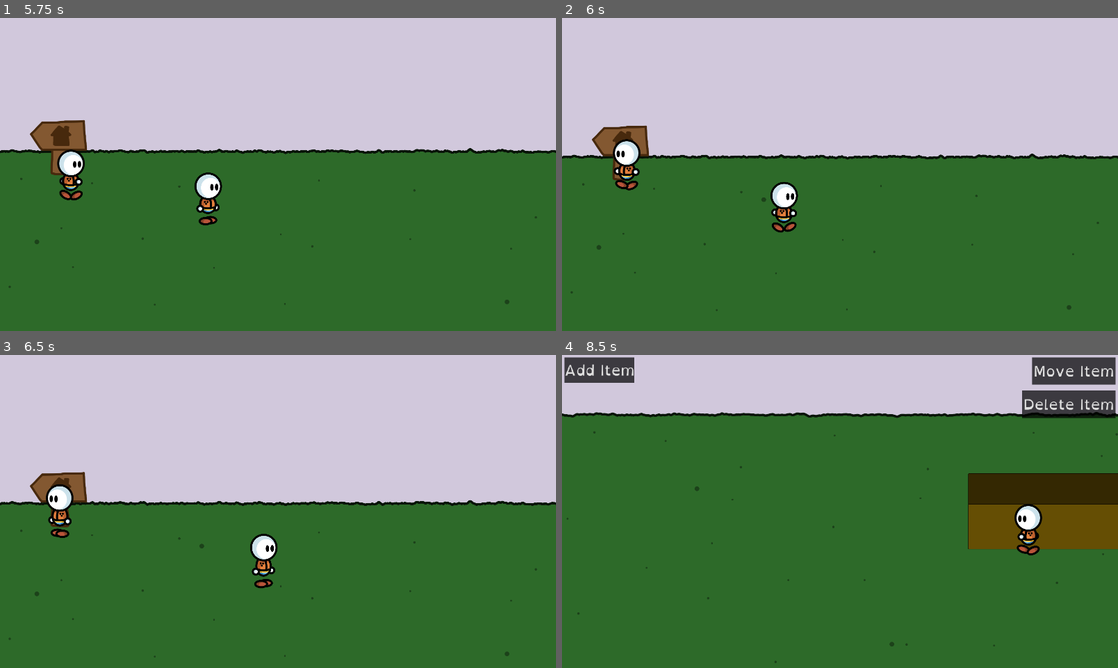
Above: before the commit, frames 1-4 (two rows, left to right).
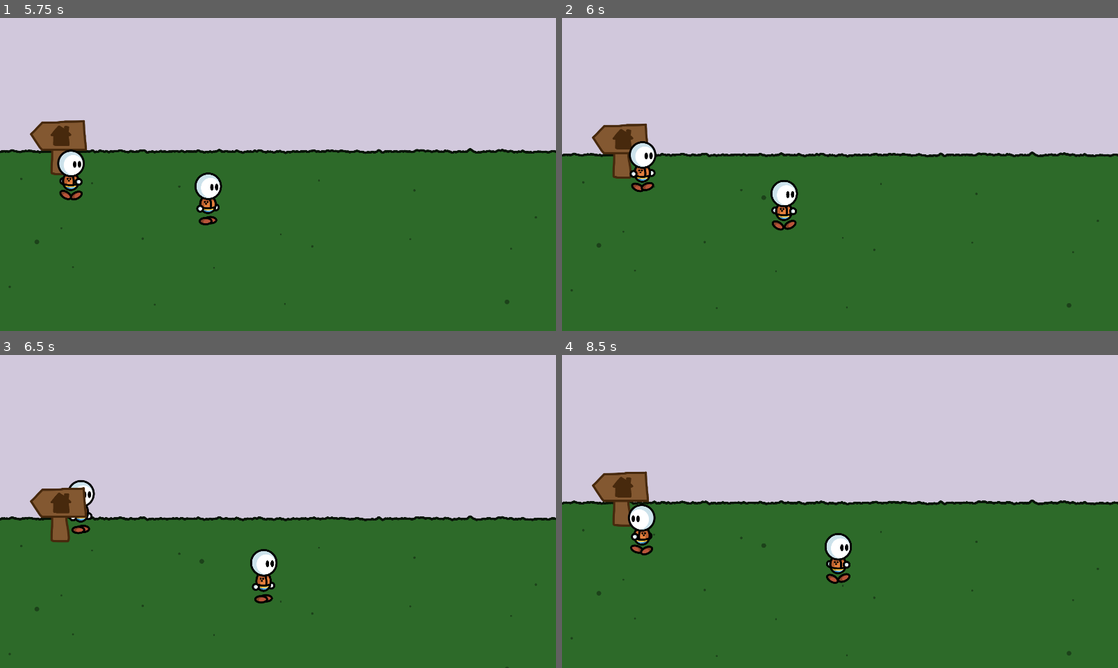
Above: after the commit, the same moments.

Repository: fupicat/szabandoned-0
Game: Godot game, scene res://Scenes/Places/House.tscn
Two runs of this game, one before a commit and one after it. Both use one fixed random seed, a clock stepped at 60 frames per second and the inputs below.
Inputs (mouse positions are in pixels of both pictures, inside the frame that each line leads up to):
- Up to frame 1 (5.75 s): click "Add Item" at 0.5 s; click "Place" at 1.25 s; move the mouse to (400, 158) at 2.02 s; hold Right (right) 2.03-2.75 s; hold X (action) 2.03-2.75 s; tap Z (run) at 2.3, 4.35, 5.3 s; click "Move Item" at 2.75 s; click "Move this" at 3.5 s; tap Enter at 4.25 s; move the mouse to (166, 190) at 4.27 s; hold Down (down) 4.28-5.03 s; tap X (action) at 4.55 s; move the mouse to (333, 105) at 5.02 s; hold Right (right) from 5.03 s (still down); hold X (action) from 5.03 s (still down)
- Up to frame 2 (6 s): move the mouse to (623, 171) at 5.77 s; release Right (right) at 5.78 s; release X (action) at 5.78 s; hold Up (up) from 5.78 s (still down); click (623, 171) at 5.85 s
- Up to frame 3 (6.5 s): keep holding Up (up); tap X (action) at 6.05 s
- Up to frame 4 (8.5 s): move the mouse to (1006, 558) at 6.52 s; release Up (up) at 6.53 s; hold Tab (mode) 6.53-7.28 s; hold Left (left) 6.53-8.03 s; tap Z (run) at 6.8, 7.35, 8.3 s; move the mouse to (673, 464) at 7.27 s; tap X (action) at 7.55 s; move the mouse to (867, 511) at 8.02 s; hold Down (down) from 8.03 s (still down); hold X (action) from 8.03 s (still down)

Frame 1 is identical in both runs. In frame 2, 3.0% of the frame differs, in the area x 0-100%, y 33-94%; in frame 3, 7.8%; in frame 4, 38%, in the area x 0-100%, y 0-99%.
Error after the commit: Invalid get index 'hover_me' (on base: 'KinematicBody2D (NPC.gd)'). (res://Scripts/Player.gd:85)

Commit message:
NPC stops if player is near

Diff:
--- a/Scenes/Places/Town.tscn
+++ b/Scenes/Places/Town.tscn
@@ -24,6 +24,9 @@
 
 [sub_resource type="RectangleShape2D" id=5]
 extents = Vector2( 56.6084, 27.8953 )
+
+[sub_resource type="CircleShape2D" id=6]
+radius = 202.807
 
 [node name="Town" type="Node2D"]
 script = ExtResource( 1 )
@@ -85,7 +88,9 @@
 [node name="IntPos" type="Position2D" parent="Sign"]
 position = Vector2( 0, 74 )
 
-[node name="NPC" type="KinematicBody2D" parent="."]
+[node name="NPC" type="KinematicBody2D" parent="." groups=[
+"Interactable",
+]]
 position = Vector2( 1221.91, 443.986 )
 script = ExtResource( 8 )
 
@@ -96,5 +101,12 @@
 
 [node name="Wander" type="Timer" parent="NPC"]
 one_shot = true
+
+[node name="Interact" type="Area2D" parent="NPC"]
+
+[node name="CollisionShape2D" type="CollisionShape2D" parent="NPC/Interact"]
+shape = SubResource( 6 )
 [connection signal="body_entered" from="ToHouse" to="." method="_on_ToHouse_body_entered"]
 [connection signal="timeout" from="NPC/Wander" to="NPC" method="_on_Wander_timeout"]
+[connection signal="body_entered" from="NPC/Interact" to="NPC" method="_on_Interact_body_entered"]
+[connection signal="body_exited" from="NPC/Interact" to="NPC" method="_on_Interact_body_exited"]
--- a/Scripts/NPC.gd
+++ b/Scripts/NPC.gd
@@ -3,6 +3,8 @@
 var move = Vector2(0, 0)
 var speed = 500
 const SLIP = 0.20
+
+var on_me = false
 
 var target = null
 var can_walk = true
@@ -18,13 +20,12 @@
 
 func _ready():
     randomize()
+    update_z()
     if behavior == BEHAVE.wander:
         $Wander.start(rand_range(0, 3))
 
 func _physics_process(delta):
-    if target != null and can_walk:
-        #warning-ignore:NARROWING_CONVERSION
-        z_index = global_position.y / 10
+    update_z()
 
     if target != null and can_walk:
         can_walk = true
@@ -47,10 +48,7 @@
         if abs(move.x) < 30 and abs(move.y) < 30:
             $Scrat/Anim.play("Idle")
         else:
-            if Input.is_action_pressed('run'):
-                $Scrat/Anim.play('Run')
-            else:
-                $Scrat/Anim.play("Walk")
+            $Scrat/Anim.play("Walk")
 
 func animation(var name):
     can_walk = false
@@ -61,3 +59,26 @@
     if behavior == BEHAVE.wander:
         target = Vector2(global_position.x + rand_range(-(speed * 3), speed * 3), global_position.y + rand_range(-(speed * 3), speed * 3))
         $Wander.start(rand_range(0, 3))
+
+func _on_Interact_body_entered(body):
+    if body == get_parent().get_node('Player'):
+        on_me = true
+        if behavior == BEHAVE.wander:
+            behavior = BEHAVE.stop
+            can_walk = false
+
+func _on_Interact_body_exited(body):
+    if body == get_parent().get_node('Player'):
+        on_me = false
+        if behavior == BEHAVE.stop:
+            behavior = BEHAVE.wander
+            can_walk = true
+            $Wander.start(rand_range(0, 3))
+
+func update_z():
+    #warning-ignore:NARROWING_CONVERSION
+    z_index = global_position.y / 10
+    if get_parent().get_node('Player').global_position.y > global_position.y:
+        z_index -= 1
+    else:
+        z_index += 1
Not shown: 1 places in Scenes/Places/Town.tscn that only renumber resources
